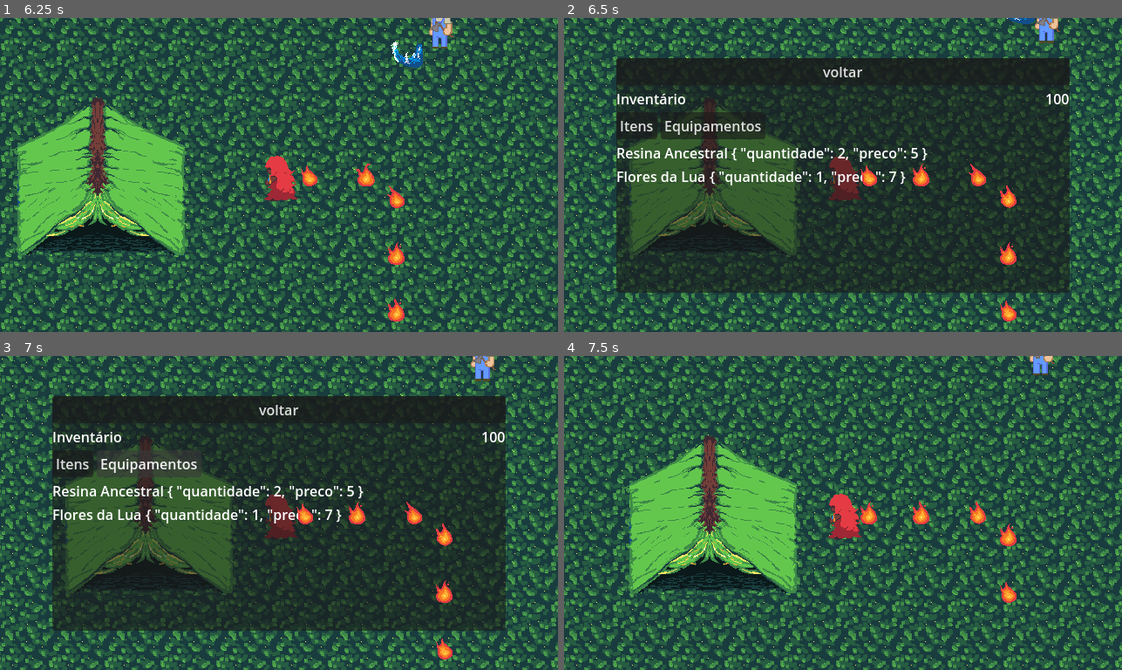
Above: before the commit, frames 1-4 (two rows, left to right).
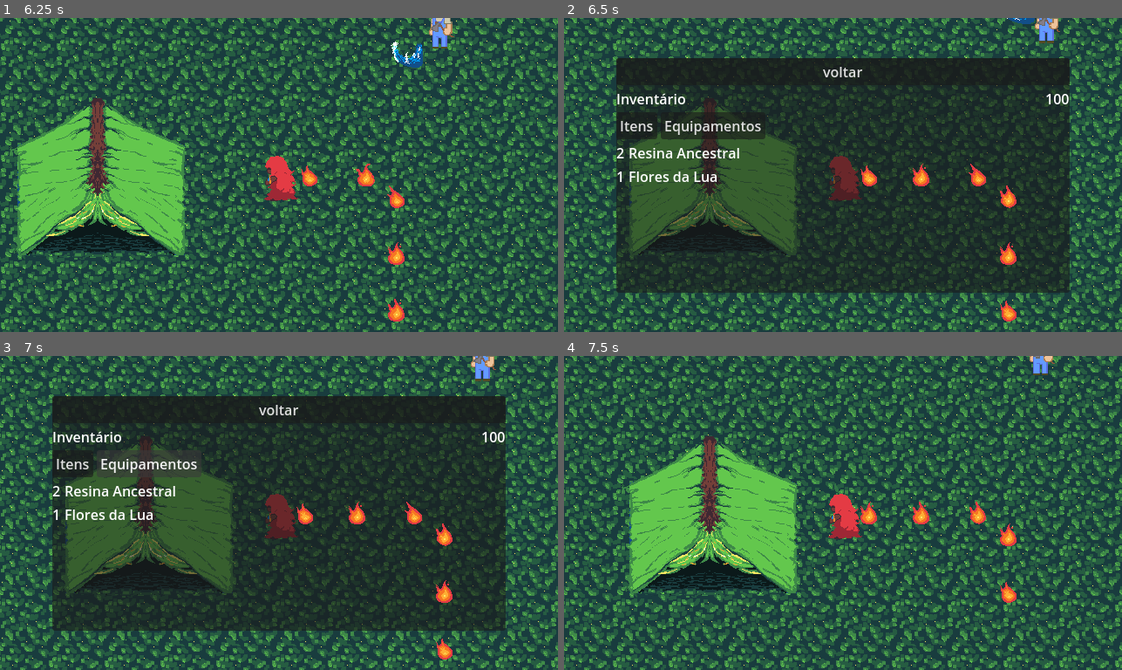
Above: after the commit, the same moments.

Repository: SamuelMTL/AmazonProject
Game: Godot game, scene res://scenes/MainMenuScene/MainMenu.tscn
Same seed, same stepped clock (60 frames per second), same inputs: the game is played once before the commit and once after it. Sound files missing from this copy of the repository are replaced by a short silence.
Inputs (mouse positions are in pixels of both pictures, inside the frame that each line leads up to):
- Up to frame 1 (6.25 s): click "Play" at 0.5 s; move the mouse to (401, 159) at 1.27 s; hold Right (ui_right) 1.28-2 s; tap R (BoitataPower) at 1.35 s; click "Pular cutscene" at 2 s; move the mouse to (167, 190) at 2.77 s; hold Down (ui_down) 2.78-3.53 s; tap Q (CurupiraPower) at 2.85 s; move the mouse to (334, 105) at 3.52 s; hold Right (ui_right) 3.53-4.25 s; tap H (Habilidades) at 3.6 s; click "Voltar" at 4.25 s; move the mouse to (251, 237) at 5.02 s; hold Up (ui_up) 5.03-5.78 s; tap E (IaraPower) at 5.1 s; move the mouse to (446, 222) at 5.77 s; hold Left (ui_left) from 5.78 s (still down); click (446, 222) at 5.85 s
- Up to frame 2 (6.5 s): keep holding Left (ui_left); tap I (inventario) at 6.4 s
- Up to frame 3 (7 s): keep holding Left (ui_left); move the mouse to (111, 465) at 6.52 s; tap Space (dash) at 6.6 s
- Up to frame 4 (7.5 s): release Left (ui_left) at 7.25 s; click "voltar" at 7.25 s

Frame 1 is identical in both runs. In frame 2, 1.7% of the frame differs, in the area x 9-66%, y 41-54%; in frame 3, 1.7%; in frame 4, nothing differs.

Commit message:
arrumei o inventario

Diff:
--- a/amazonproject/Components/InventarioComponent/inventory.gd
+++ b/amazonproject/Components/InventarioComponent/inventory.gd
@@ -11,7 +11,7 @@
 
 	_on_coins_changed(PlayerInventory.coins)
 	for item_name in PlayerInventory.collectibles.keys():
-		_on_collectible_added(item_name, PlayerInventory.collectibles[item_name])
+		_on_collectible_added(item_name, PlayerInventory.collectibles[item_name]["quantidade"])
 
 func _process(delta: float) -> void:
 	if Input.is_action_just_pressed("inventario"):
--- a/amazonproject/Components/InventarioComponent/inventoryitem.tscn
+++ b/amazonproject/Components/InventarioComponent/inventoryitem.tscn
@@ -9,10 +9,10 @@
 size_flags_horizontal = 3
 size_flags_vertical = 3
 
+[node name="AmountLabel" type="Label" parent="."]
+layout_mode = 2
+text = "x1"
+
 [node name="ItemName" type="Label" parent="."]
 layout_mode = 2
 text = "nome do item"
-
-[node name="AmountLabel" type="Label" parent="."]
-layout_mode = 2
-text = "x1"
